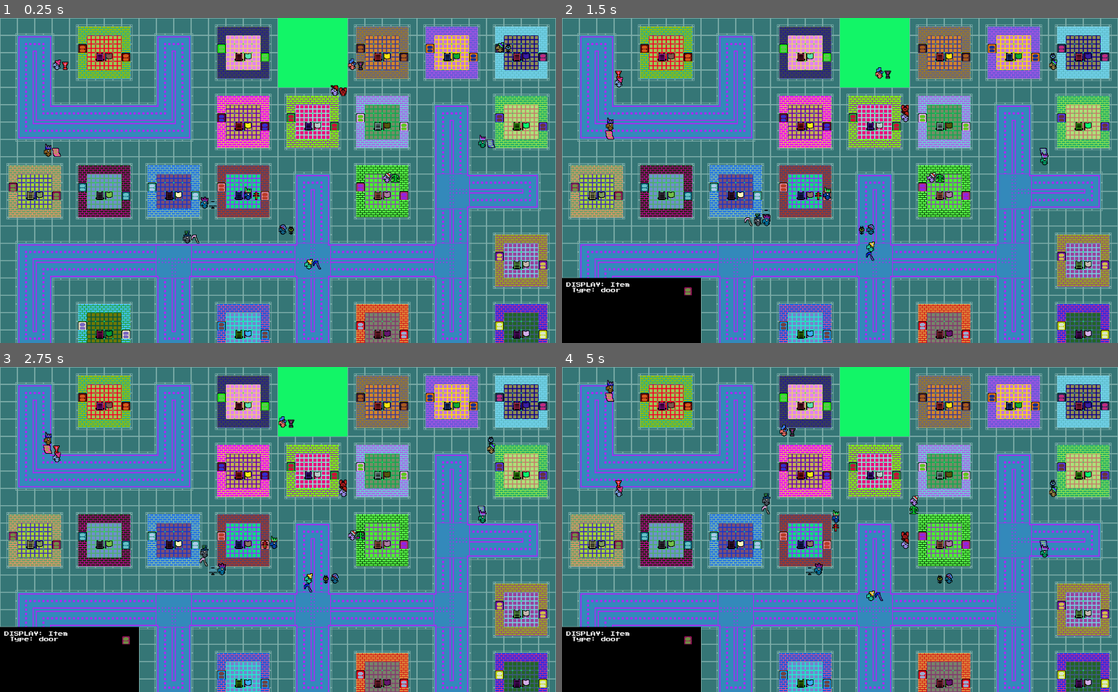
Above: before the commit, frames 1-4 (two rows, left to right).
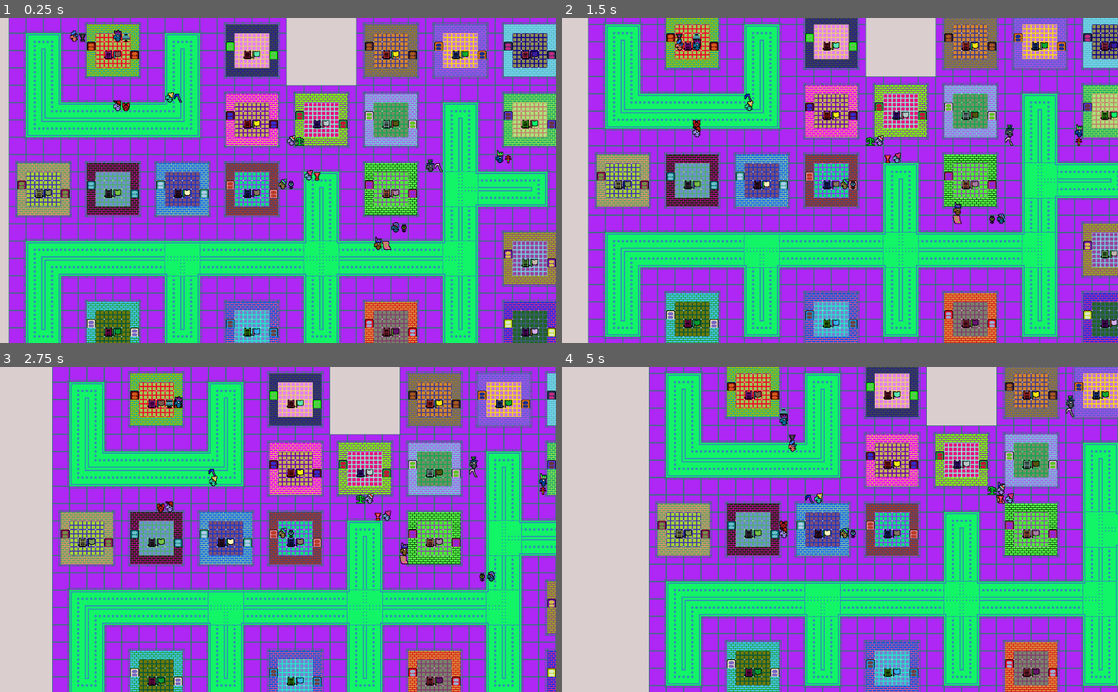
Above: after the commit, the same moments.

Repository: medmaster0/RogueCiv
Game: Godot game, scene res://Game.tscn
The game is run twice, just before and just after one commit, with the same random seed, the same clock (stepped at 60 frames per second) and the same inputs.
Inputs (mouse positions are in pixels of both pictures, inside the frame that each line leads up to):
- Up to frame 1 (0.25 s): no input
- Up to frame 2 (1.5 s): click (573, 187) at 0.52 s; click (573, 187) at 1.27 s
- Up to frame 3 (2.75 s): click (11, 536) at 2.02 s
- Up to frame 4 (5 s): no input

The runs differ from the first frame. In frame 1, 88% of the frame differs, in the area x 0-100%, y 0-100%; in frame 2, 95%; in frame 3, 97%; in frame 4, 98%.

Commit message:
Camera follows selected creature while keeping Displays in tact

Diff:
--- a/Game.gd
+++ b/Game.gd
@@ -11,6 +11,7 @@
 var map_creatures = []; #list of all the creatures on map
 #var num_creatures = 12; #number of all creatures on map..
 var num_creatures = 12;
+var selected_creature;
 
 #One ladder and flag correspond to each creature
 #var map_ladders = [] #list of all ladders on map (and has a flag next to it)
@@ -63,11 +64,11 @@
 	map_height = int($TileMap.world_to_map(Vector2(0,world_height)).y)
 
 	#random background color
-	back_col = Color(randf(), randf(), randf())
-	#back_col = MedAlgo.generate_pastel()
-	#back_col = MedAlgo.color_shift(back_col, -0.8)
+	#back_col = Color(randf(), randf(), randf())
+	back_col = MedAlgo.generate_pastel()
+	#back_col = MedAlgo.color_shift(back_col, -0.8) #This will be the color of wet
 	$BackgroundSprite.modulate = back_col
-	$BackgroundSprite.scale = Vector2(map_width+1,map_height+1)
+	$BackgroundSprite.scale = Vector2(3*map_width+1,3*map_height+1)
 
 	#Random street colors
 	street_prim_col = Color(randf(), randf(), randf())
@@ -162,10 +163,6 @@
 				'XXXX':
 					BuildingGen.put_street_block(self, temp_x_coord, temp_y_coord, temp_z_coord, 5, 0)
 
-
-
-
-
 	#Make a bunch of rando creatures....
 	for i in range(num_creatures):
 		var temp_cre = Creature.instance()
@@ -180,7 +177,7 @@
 				temp_cre.map_coords = Vector3(temp_map_position.x, temp_map_position.y, 0)
 				map_creatures.append(temp_cre)
 				is_on_blocked_tile = false
-
+	selected_creature = map_creatures[0] #Default, select first
 
 	#DEBUG CODE DOWN HERE
 
@@ -203,6 +200,8 @@
 						if cre.path != [9999,9999]:#Make sure it returned good
 							found_path = true
 
+	#LOCK THE CAMERA DOWN...?? Is this good?
+	$MainCamera.position = selected_creature.position
 
 	pass
 
@@ -211,23 +210,26 @@
 #Also handles the closing/deselecting? of other windows...
 func DisplayCreature(cre):
 	#Turn on window
-	$CreatureDisplay.visible = true
+	$HUDLayer/CreatureDisplay.visible = true
 
 	#Turn off other windows
-	$ItemDisplay.visible = false
+	$HUDLayer/ItemDisplay.visible = false
 
 	#Populate the Window with passed creature data
-	$CreatureDisplay.setDisplayInfo(cre)
+	$HUDLayer/CreatureDisplay.setDisplayInfo(cre)
+
+	#Update selected creature...
+	selected_creature = cre
 
 #Function that displays and populate the Item Display Window
 #Called by individual item scenes when they are pressed
 #also handles the closing/deselecting of other windows
 func DisplayItem(item):
 	#Turn on window
-	$ItemDisplay.visible = true
+	$HUDLayer/ItemDisplay.visible = true
 
 	#Turn off other windows
-	$CreatureDisplay.visible = false
+	$HUDLayer/CreatureDisplay.visible = false
 
 	#Populate the window with the passed item data
-	$ItemDisplay.setDisplayInfo(item)
+	$HUDLayer/ItemDisplay.setDisplayInfo(item)
--- a/Game.tscn
+++ b/Game.tscn
@@ -6,8 +6,8 @@
 [ext_resource path="res://Scenes/CaveMap.tscn" type="PackedScene" id=4]
 [ext_resource path="res://Scenes/Trap.tscn" type="PackedScene" id=5]
 [ext_resource path="res://Tiles/blank.png" type="Texture" id=6]
-[ext_resource path="res://InterfaceWindows/CreatureDisplay.tscn" type="PackedScene" id=7]
-[ext_resource path="res://InterfaceWindows/ItemDisplay.tscn" type="PackedScene" id=8]
+[ext_resource path="res://InterfaceWindows/ItemDisplay.tscn" type="PackedScene" id=7]
+[ext_resource path="res://InterfaceWindows/CreatureDisplay.tscn" type="PackedScene" id=8]
 
 [node name="Game" type="Node"]
 script = ExtResource( 1 )
@@ -25,12 +25,16 @@
 [node name="BackgroundSprite" type="Sprite" parent="."]
 z_index = -6
 texture = ExtResource( 6 )
-centered = false
 
-[node name="CreatureDisplay" parent="." instance=ExtResource( 7 )]
+[node name="HUDLayer" type="CanvasLayer" parent="."]
+
+[node name="ItemDisplay" parent="HUDLayer" instance=ExtResource( 7 )]
 visible = false
 position = Vector2( 0, 480 )
 
-[node name="ItemDisplay" parent="." instance=ExtResource( 8 )]
+[node name="CreatureDisplay" parent="HUDLayer" instance=ExtResource( 8 )]
 visible = false
 position = Vector2( 0, 480 )
+
+[node name="MainCamera" type="Camera2D" parent="."]
+current = true
